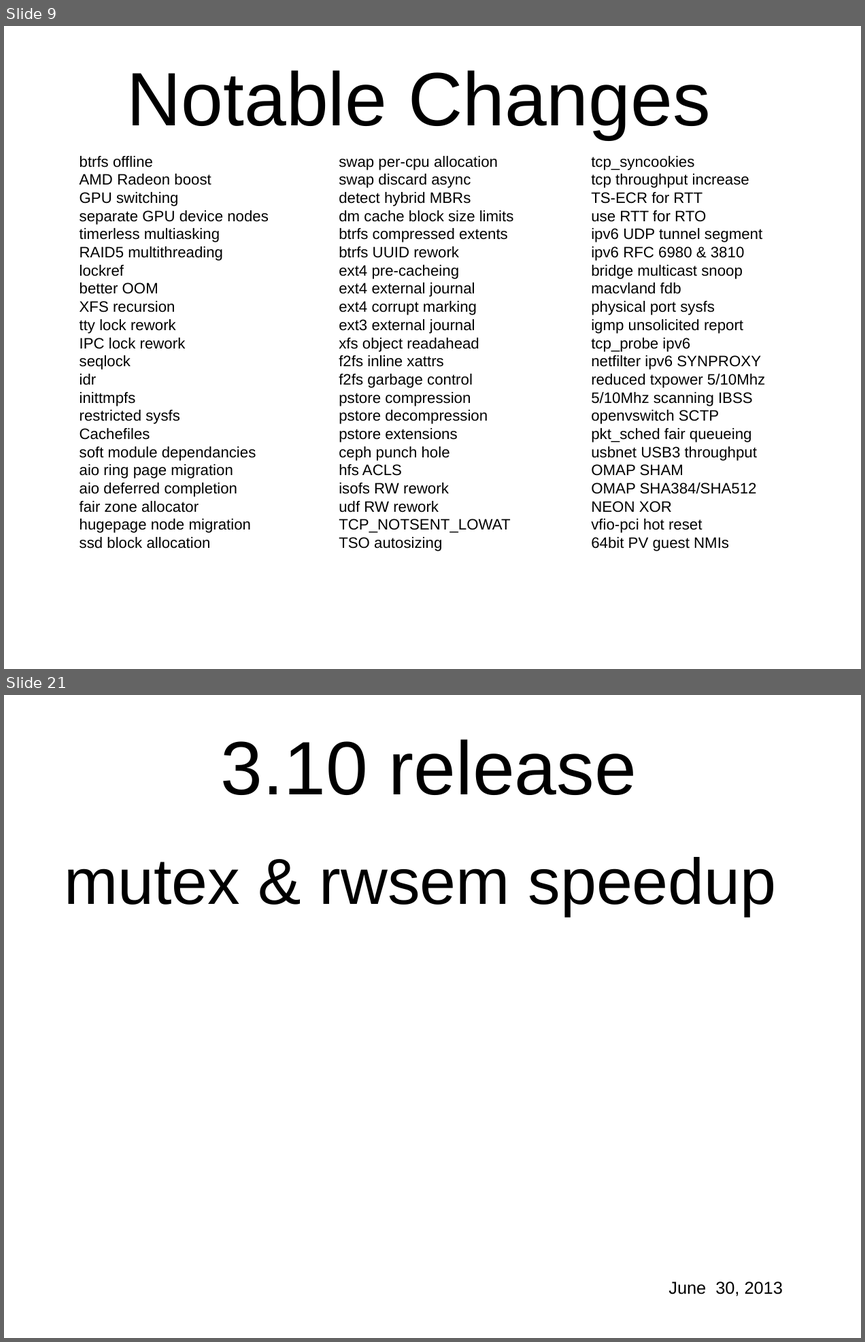
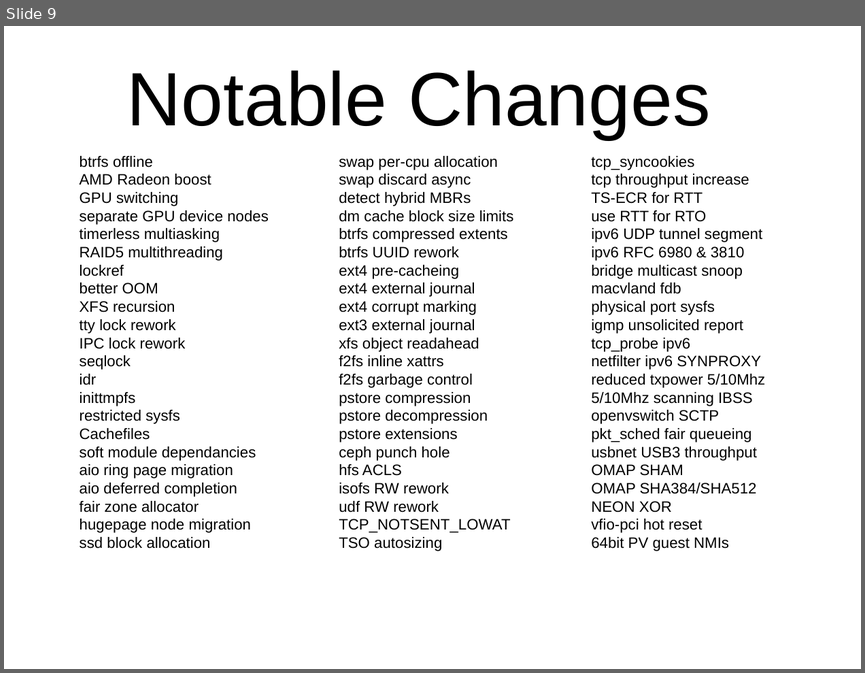
Before and after one commit to gregkh/kernel-development, a slide deck: lf_kernel-development.odp. Shown one above the other, each under a label of ours: slides 9 and 21 before the commit, slide 9 after it; the slides between them are not shown. The pictures are 865x1342 and 865x673 pixels, drawn with LibreOffice and Linux fonts; fonts in the diff are those of the drawing; background and template pictures are left out. Boxes give left, top, right and bottom in pixels: in the first picture for what was removed or moved away, otherwise in the second. Text is boxed around its words. In the diff, an @@ line names an element or a change of style, - is before the commit and + after.

```diff
--- a/lf_kernel-development.odp
+++ b/lf_kernel-development.odp
@@ slide 21 removed at box(4, 695, 861, 1338), background picture (left out) @@
@@ text removed at box(221, 739, 636, 795) @@
-3.10 release
@@ text removed at box(64, 857, 776, 916) @@
-mutex & rwsem speedup
@@ text removed at box(668, 1281, 783, 1296) @@
-June 30, 2013
```
Also in this commit, not shown: 29 slides added, 25 other slides removed.
